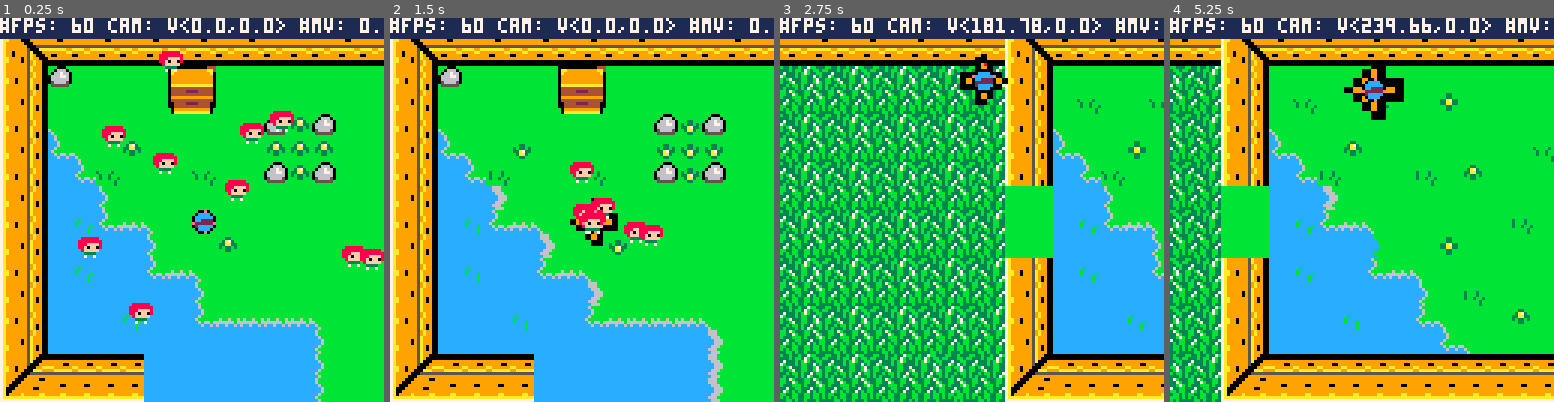
Above: before the commit, frames 1-4 (left to right).
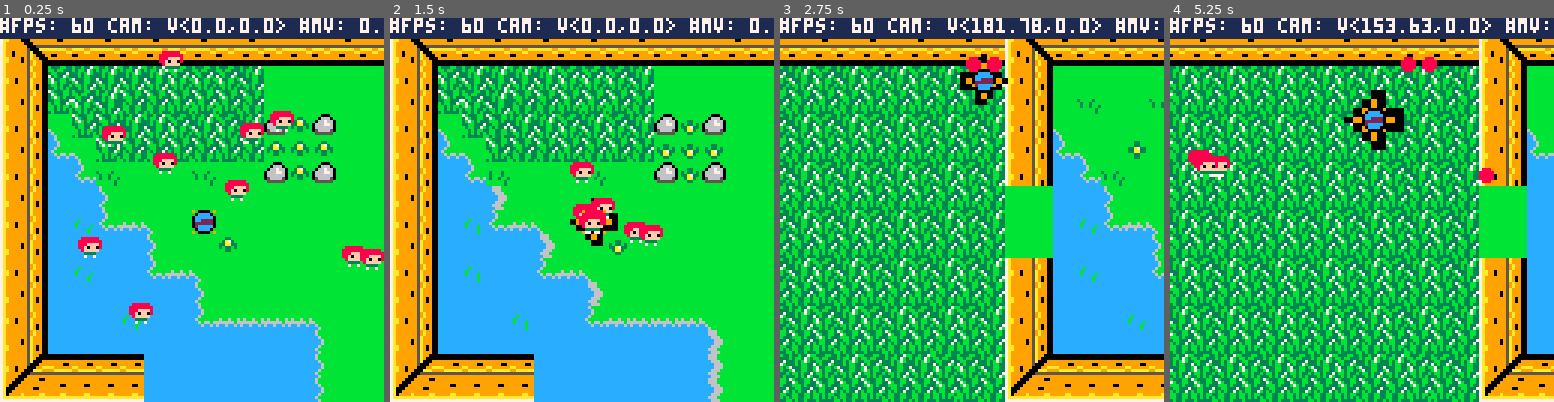
Above: after the commit, the same moments.

Repository: paxl13/PegasusDream
Game: PICO-8 cartridge src/pegasus.p8
The game is run twice, just before and just after one commit, with the same random seed, the same clock (stepped at 60 frames per second) and the same inputs.
Inputs:
- Up to frame 1 (0.25 s): no input
- Up to frame 2 (1.5 s): tap X (X key) at 0.33, 1.07 s; tap O (Z key) at 0.7 s
- Up to frame 3 (2.75 s): hold Right 1.6-2.1 s; tap O (Z key) at 1.7, 2.1, 2.5 s; tap X (X key) at 1.85 s; hold Up 2.15-2.42 s; hold Right from 2.47 s (still down)
- Up to frame 4 (5.25 s): tap O (Z key) every 0.4 s from 2.9 to 4.9 s; tap X (X key) at 2.97, 4.08, 5.2 s; release Right at 3.03 s; hold Left 3.08-3.58 s; hold Down 3.63-3.97 s; hold Right 4.02-4.68 s; hold Up 4.73-5.03 s; hold Left from 5.08 s (still down)

The runs differ from the first frame. In frame 1, 8.1% of the frame differs, in the area x 12-69%, y 12-57%; in frame 2, 8.6%; in frame 3, 0.3%; in frame 4, 70%, in the area x 0-100%, y 0-100%.

Commit message:
Working map colision!!! yay

Diff:
--- a/src/ideas.lua
+++ b/src/ideas.lua
@@ -48,3 +48,11 @@
 		camera(x,y)
 	end
 }
+
+  -- tentative animation code
+  if mv.x>0.2 then
+	  spr_ix=(spr_ix+0.2)%#spr_t
+  elseif mv.x<-0.2 then
+ 	 spr_ix=(spr_ix-0.2)%#spr_t
+  end
+-- tentative animation code for player
--- a/src/pegasus.p8
+++ b/src/pegasus.p8
@@ -68,14 +68,16 @@
 	end
 end
 
-function getf0(x, y)
+function is_wall(x, y)
 	local colided =
 	 fget(mget(x\8, y\8), 0)
 
-	local col = colided and 8 or 14
-
  -- debugging code
-	points:add({ x, y, col })
+	points:add(x, y,
+  colided and 8 or 9,
+  colided and 60 or 1,
+  colided and 2 or 1
+ )
 
  return colided
 end
@@ -196,8 +198,8 @@
 
     __add=function(v1, v2)
      return vec2(
-     v1.x+v2.x,
-     v1.y+v2.y
+      v1.x+v2.x,
+      v1.y+v2.y
      )
     end,
 
@@ -358,93 +360,44 @@
   pos:add(mv())
  end,
 
- draw=function(self)
-  self.body:draw()
+ draw=function(_ENV)
+  body:draw()
  end
 }
 
 player=class:new{
  NAME='player',
- pos=nil,
-
-	sprite=nil,
-	spr_t={16,17,18,19,20,21,22,23},
-	spr_ix=0,
-
- mv=nil,
-	colided=false,
-
 	in_boost=false,
-	held_boost=0, -- todo remove
-	pegasusload=false,
  timeload=0,
 
-	acol=seq:new({
-	 [1]=10,
-	 [2]=9,
-	 [3]=8,
-	},'anim color'),
 
 	init=function(_ENV)
   pos=vec2(64,64)
 		mv=vec2(0,0)
-		sprite=sprite(pos, 16)
-	end,
-
-
- draw=function (_ENV)
-		-- handle pegasus arrow
-  local x,y=pos()
-
-  if in_boost then
-   local mult=(timeload*20\5)/4
-	  local sx=8*mult
-	  local col=acol[flr(mult)]
-
-	  pal(9, col)
-	  if (io.vec.y!=0) then
-		  sspr(
-		   64,8,
-		   7,7,
-		   (x+4)-(sx/2),(y+4)-(sx/2),
-		   sx,sx,
-		   false,io.vec.y>0
-		  )
-	  else
-		  sspr(
-		   71,8,
-		   7,7,
-		   (x+4)-(sx/2),(y+4)-(sx/2),
-		   sx,sx,
-		   io.vec.x>0,false
-		  )
-		 end
-   pal(9,9)
-	 end
-
-		-- -- main character sprite
-  -- spr(spr_t[flr(spr_ix+1)], x, y)
-		--
-		sprite:draw();
-
-		-- sound effect
-		if (colided) sfx(0)
- end,
+
+  colided=false
+		body=sprite(pos, 16)
+	end,
 
  processcolision=function(pos, mv)
   local colided=false
 
-  if (getf0(pos.x, pos.y+4) or
-      getf0(pos.x+7, pos.y+4)
-  ) then
+  -- a  b
+  -- c  d
+
+  local a = is_wall(pos())
+  local b = is_wall((pos+vec2(0,7))())
+  local c = is_wall((pos+vec2(7,0))())
+  local d = is_wall((pos+vec2(7,7))())
+
+  if (a and c or b and d) then
+   mv.y*=-1
+   colided=true
+  elseif (a and b or c and d) then
    mv.x*=-1
    colided=true
-  end
-
-  if (getf0(pos.x+4, pos.y) or
-      getf0(pos.x+4, pos.y+7)
-  ) then
-   mv.y*=-1
+  elseif (a or b or c or d) then
+   mv*=-1
    colided=true
   end
 
@@ -471,13 +424,6 @@
 			if(io.nodir) mv=mv*0.95
 		end
 
-  -- tentative animation code
-  if mv.x>0.2 then
-	  spr_ix=(spr_ix+0.2)%#spr_t
-  elseif mv.x<-0.2 then
- 	 spr_ix=(spr_ix-0.2)%#spr_t
-  end
-
 		mv,colided=processcolision(
 		 mv+pos,
 			mv
@@ -485,24 +431,84 @@
 
   pos:add(mv())
  end,
+
+ drawArrow=function(_ENV)
+  local x,y=pos()
+  local mult=(timeload*20\5)/4
+	 local sx=8*mult
+
+  local acol={
+   [1]=10,
+   [2]=9,
+   [3]=8,
+  }
+	 local col=acol[flr(mult)]
+
+	 pal(9, col)
+	 if (io.vec.y!=0) then
+		 sspr(
+		  64,8,
+		  7,7,
+		  (x+4)-(sx/2),(y+4)-(sx/2),
+		  sx,sx,
+		  false,io.vec.y>0
+		 )
+	 else
+		 sspr(
+		  71,8,
+		  7,7,
+		  (x+4)-(sx/2),(y+4)-(sx/2),
+		  sx,sx,
+		  io.vec.x>0,false
+		 )
+		end
+  pal(9,9)
+ end,
+
+ draw=function (_ENV)
+		-- handle pegasus arrow
+  local x,y=pos()
+
+  if in_boost then
+   _ENV:drawArrow()
+	 end
+
+		body:draw();
+
+		-- sound effect
+		if (colided) sfx(0)
+ end,
 }
 
 points=class:new({
  pt={},
 
- add=function(_ENV,v)
-  add(points.pt, v)
+ add=function(_ENV,x,y,c,l,r)
+  add(
+   points.pt,
+   {x=x,y=y,c=c,l=l,r=r or 1}
+  )
+ end,
+
+ update=function(_ENV)
+  for v in all(pt) do
+   v.l-=1
+   if(v.l<=0) then
+    del(pt, v)
+   end
+  end
  end,
 
  draw=function(_ENV)
 		foreach(pt, function(p)
-			pset(p[1], p[2], p[3])
+   if(p.r>1) then
+    circfill(p.x,p.y,p.r,p.c)
+   else
+			 pset(p.x, p.y, p.c)
+   end
 		end)
  end,
 
- update=function(_ENV)
-  pt={}
- end
 })
 
 hud=class:new({
@@ -588,8 +594,7 @@
  end,
 
 	draw=function(_ENV)
-		local x,y = campos()
-		camera(x,y)
+		camera(campos())
 		map()
 	end
 }
@@ -826,10 +831,10 @@
 __map__
 6869444544454445444544454545444544454445444544454445444544454445686944454445444544454445444548490000000000000000000000000000000000000000000000000000000000000000000000000000000000000000000000000000000000000000000000000000000000000000000000000000000000000000
 7879545554555455545554555455545554555455545554555455545554555455787954555455545554555455545558590000000000000000000000000000000000000000000000000000000000000000000000000000000000000000000000000000000000000000000000000000000000000000000000000000000000000000
-46475e0000000042430000000000000024252425242524252425242524252425464700000000000000000000000066670000000000000000000000000000000000000000000000000000000000000000000000000000000000000000000000000000000000000000000000000000000000000000000000000000000000000000
-56570000000000525300000000000000343534353435343534353435343534355657005c00005c00004c0000000076770000000000000000000000000000000000000000000000000000000000000000000000000000000000000000000000000000000000000000000000000000000000000000000000000000000000000000
-46476100000000000000005e4c5e000024252425242524252425242524252425464761000000000000000000000066670000000000000000000000000000000000000000000000000000000000000000000000000000000000000000000000000000000000000000000000000000000000000000000000000000000000000000
-56577161004c00000000004c4c4c00003435343534353435343534353435343556577161004c000000000000005c76770000000000000000000000000000000000000000000000000000000000000000000000000000000000000000000000000000000000000000000000000000000000000000000000000000000000000000
+4647242525252524242425000000000024252425242524252425242524252425464700000000000000000000000066670000000000000000000000000000000000000000000000000000000000000000000000000000000000000000000000000000000000000000000000000000000000000000000000000000000000000000
+56573424253535343434350000000000343534353435343534353435343534355657005c00005c00004c0000000076770000000000000000000000000000000000000000000000000000000000000000000000000000000000000000000000000000000000000000000000000000000000000000000000000000000000000000
+46476134352525242524255e4c5e000024252425242524252425242524252425464761000000000000000000000066670000000000000000000000000000000000000000000000000000000000000000000000000000000000000000000000000000000000000000000000000000000000000000000000000000000000000000
+56577161343535343534354c4c4c00003435343534353435343534353435343556577161004c000000000000005c76770000000000000000000000000000000000000000000000000000000000000000000000000000000000000000000000000000000000000000000000000000000000000000000000000000000000000000
 464770715c0000005c00005e4c5e000024252425242524252425242524252425464770715c0000005c004c00000066670000000000000000000000000000000000000000000000000000000000000000000000000000000000000000000000000000000000000000000000000000000000000000000000000000000000000000
 565770707c000000000000000000000034353435343534353435343534353435000070707c00000000000000000076770000000000000000000000000000000000000000000000000000000000000000000000000000000000000000000000000000000000000000000000000000000000000000000000000000000000000000
 4647706c716061000000000000000000242524252425242524252425242524250000706c71606100000000005c0066670000000000000000000000000000000000000000000000000000000000000000000000000000000000000000000000000000000000000000000000000000000000000000000000000000000000000000
